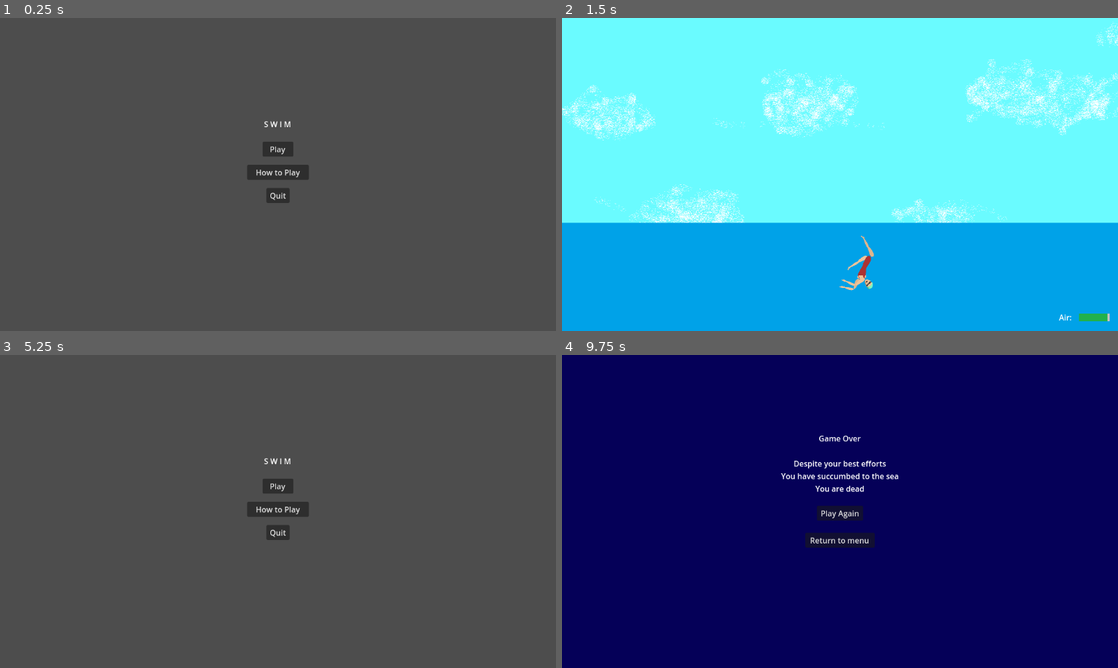
Above: before the commit, frames 1-4 (two rows, left to right).
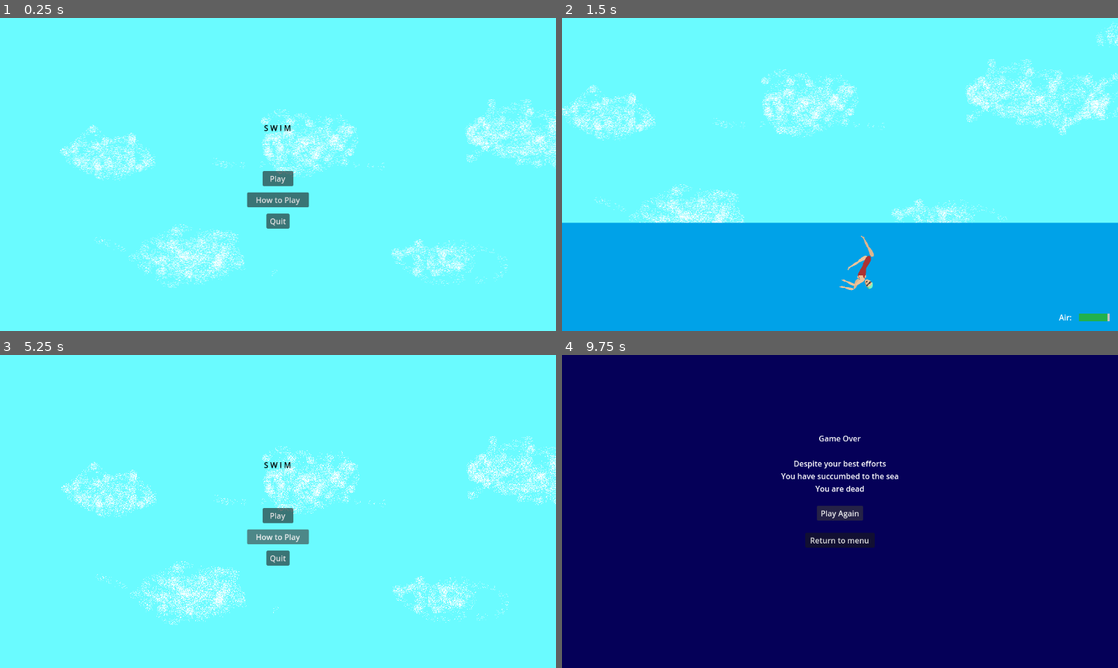
Above: after the commit, the same moments.

Repository: acnolan/Pixel-Game-Jam-2024
Game: Godot game, scene res://scenes/menu/start_screen.tscn
Two runs of this game, one before a commit and one after it. Both use one fixed random seed, a clock stepped at 60 frames per second and the inputs below.
Inputs:
- Up to frame 1 (0.25 s): no input
- Up to frame 2 (1.5 s): click "Play" at 0.5 s; hold W from 1.28 s (still down); tap I at 1.35 s
- Up to frame 3 (5.25 s): release W at 2.03 s; hold S 2.03-2.78 s; tap M at 2.1, 3.6 s; hold W 2.78-4.28 s; tap I at 2.85, 4.35 s; hold S 4.28-5 s; click "Return to menu" at 5 s
- Up to frame 4 (9.75 s): click "Play" at 5.75 s; hold S 6.53-8.03 s; tap M at 6.6, 8.1, 9.6 s; tap I at 7.35, 8.85 s; hold W from 8.03 s (still down)

The runs differ from the first frame. In frame 1, 100% of the frame differs, in the area x 0-100%, y 0-100%; in frame 2, nothing differs; in frame 3, 100%; in frame 4, less than 0.1%.

Commit message:
Start screen background

Diff:
--- a/scenes/menu/start_screen.tscn
+++ b/scenes/menu/start_screen.tscn
@@ -1,30 +1,38 @@
-[gd_scene load_steps=3 format=3 uid="uid://df4ndp5of4s5n"]
+[gd_scene load_steps=5 format=3 uid="uid://df4ndp5of4s5n"]
 
 [ext_resource type="Script" path="res://scripts/start_screen.gd" id="1_q5x0k"]
 [ext_resource type="AudioStream" uid="uid://dvcebhxupgj8k" path="res://sounds/music/AndrewWritesAReallyBasicTitleTheme.mp3" id="2_d7nff"]
+[ext_resource type="Texture2D" uid="uid://coh2bpahqfsgk" path="res://art/water/sky.png" id="3_aqejs"]
+
+[sub_resource type="GDScript" id="GDScript_qy5o6"]
+script/source = "extends ParallaxBackground
+
+func _process(delta):
+	scroll_base_offset -= Vector2(100, 0) * delta
+"
 
 [node name="StartScreen" type="CanvasLayer"]
 script = ExtResource("1_q5x0k")
 
-[node name="Label" type="Label" parent="."]
+[node name="RichTextLabel" type="RichTextLabel" parent="."]
 anchors_preset = 15
 anchor_right = 1.0
 anchor_bottom = 1.0
-offset_left = 544.0
-offset_top = 208.0
-offset_right = -544.0
-offset_bottom = -417.0
-text = "S W I M"
-horizontal_alignment = 1
+offset_left = 536.0
+offset_top = 216.0
+offset_right = -536.0
+offset_bottom = -408.0
+bbcode_enabled = true
+text = "[center][color=black]S W I M[/color][/center]"
 
 [node name="Play" type="Button" parent="."]
 anchors_preset = 15
 anchor_right = 1.0
 anchor_bottom = 1.0
 offset_left = 544.0
-offset_top = 256.0
+offset_top = 317.0
 offset_right = -544.0
-offset_bottom = -361.0
+offset_bottom = -300.0
 grow_horizontal = 2
 grow_vertical = 2
 text = "Play"
@@ -34,9 +42,9 @@
 anchor_right = 1.0
 anchor_bottom = 1.0
 offset_left = 512.0
-offset_top = 304.0
+offset_top = 361.0
 offset_right = -512.0
-offset_bottom = -313.0
+offset_bottom = -256.0
 grow_horizontal = 2
 grow_vertical = 2
 text = "How to Play"
@@ -46,9 +54,9 @@
 anchor_right = 1.0
 anchor_bottom = 1.0
 offset_left = 552.0
-offset_top = 352.0
+offset_top = 405.0
 offset_right = -552.0
-offset_bottom = -265.0
+offset_bottom = -212.0
 grow_horizontal = 2
 grow_vertical = 2
 text = "Quit"
@@ -58,6 +66,18 @@
 volume_db = 10.0
 autoplay = true
 
+[node name="ParallaxBackground" type="ParallaxBackground" parent="."]
+script = SubResource("GDScript_qy5o6")
+
+[node name="ParallaxLayer" type="ParallaxLayer" parent="ParallaxBackground"]
+position = Vector2(0, -8)
+motion_scale = Vector2(0.3, 0.3)
+motion_mirroring = Vector2(4452, 0)
+
+[node name="Sprite2D" type="Sprite2D" parent="ParallaxBackground/ParallaxLayer"]
+position = Vector2(2224, 336)
+texture = ExtResource("3_aqejs")
+
 [connection signal="pressed" from="Play" to="." method="_on_play_pressed"]
 [connection signal="pressed" from="Help" to="." method="_on_help_pressed"]
 [connection signal="pressed" from="Quit" to="." method="_on_quit_pressed"]
